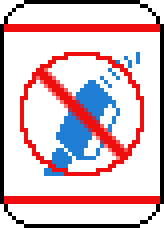
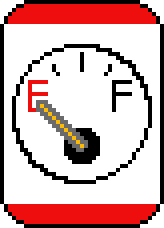
Comparing the layer stacks of the two 164x228 images. Changes:
added layer "Needle" above "Needle mount" over [36, 100, 88, 152]
added layer "Needle mount" above "Tick marks" over [64, 128, 100, 164]
added layer "Tick marks" above "F" over [52, 52, 112, 76]
added layer "F" above "E" over [112, 80, 132, 112]
added layer "E" above "Gauge border" over [28, 80, 48, 112]
added layer "Gauge border" above "Grid dots" over [12, 44, 152, 184]
hid "No ring" over [20, 52, 144, 176]
hid "Gas nozzle" over [44, 52, 140, 176]
painted on "Color bands" over [4, 4, 160, 224]
